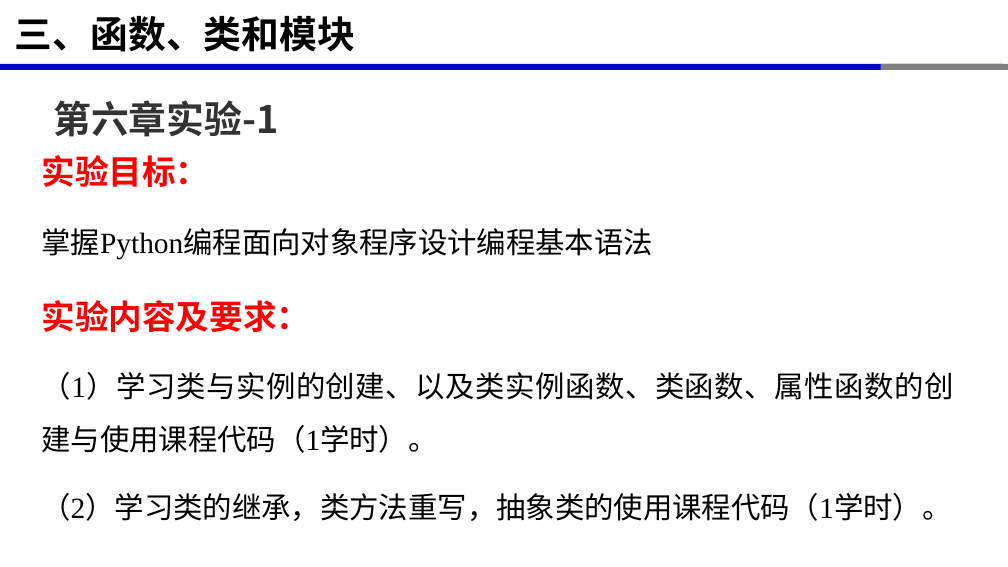
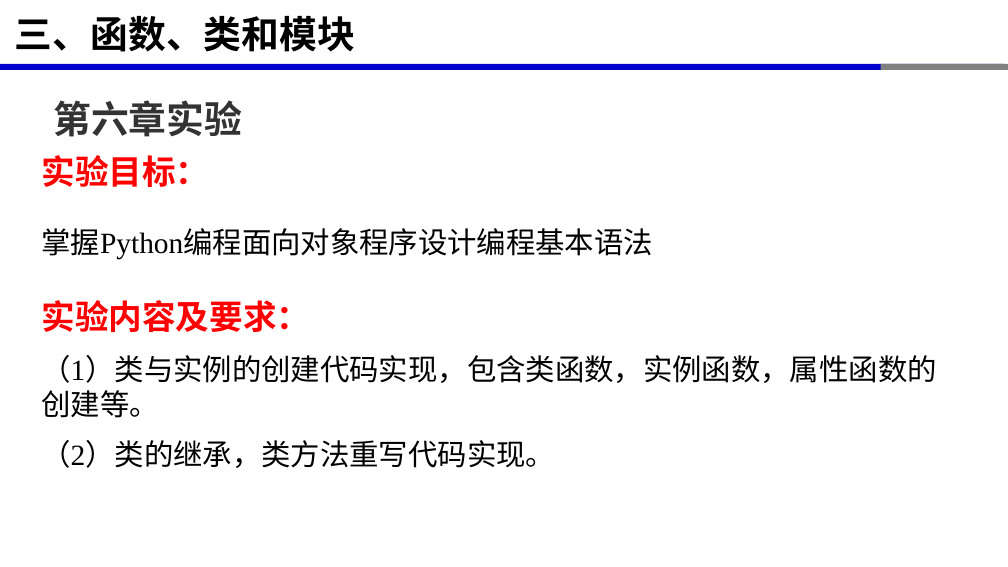
Before and after one commit to xinluo2018/programming-basics, a slide deck: slide 23 of 第6章-面向对象程序设计/第6章-面向对象程序设计.pptx. Drawn at 1008x567 pixels with LibreOffice and Linux fonts; fonts in the diff are those of the drawing. Boxes give left, top, right and bottom in pixels: in the first picture for what was removed or moved away, otherwise in the second. Text is boxed around its words. In the diff, an @@ line names an element or a change of style, - is before the commit and + after.

```diff
--- a/第6章-面向对象程序设计/第6章-面向对象程序设计.pptx
+++ b/第6章-面向对象程序设计/第6章-面向对象程序设计.pptx
@@ text at <box>53,100,242,137</box>: text changed @@
-第六章实验-1
+第六章实验
@@ text at <box>41,355,936,468</box>: text changed @@
-（1）学习类与实例的创建、以及类实例函数、类函数、属性函数的创建与使用课程代码（1学时）。
-（2）学习类的继承，类方法重写，抽象类的使用课程代码（1学时）。
+（1）类与实例的创建代码实现，包含类函数，实例函数，属性函数的创建等。
+（2）类的继承，类方法重写代码实现。
```
Also in this commit, not shown: 1 other slide changed, 10 other files.
